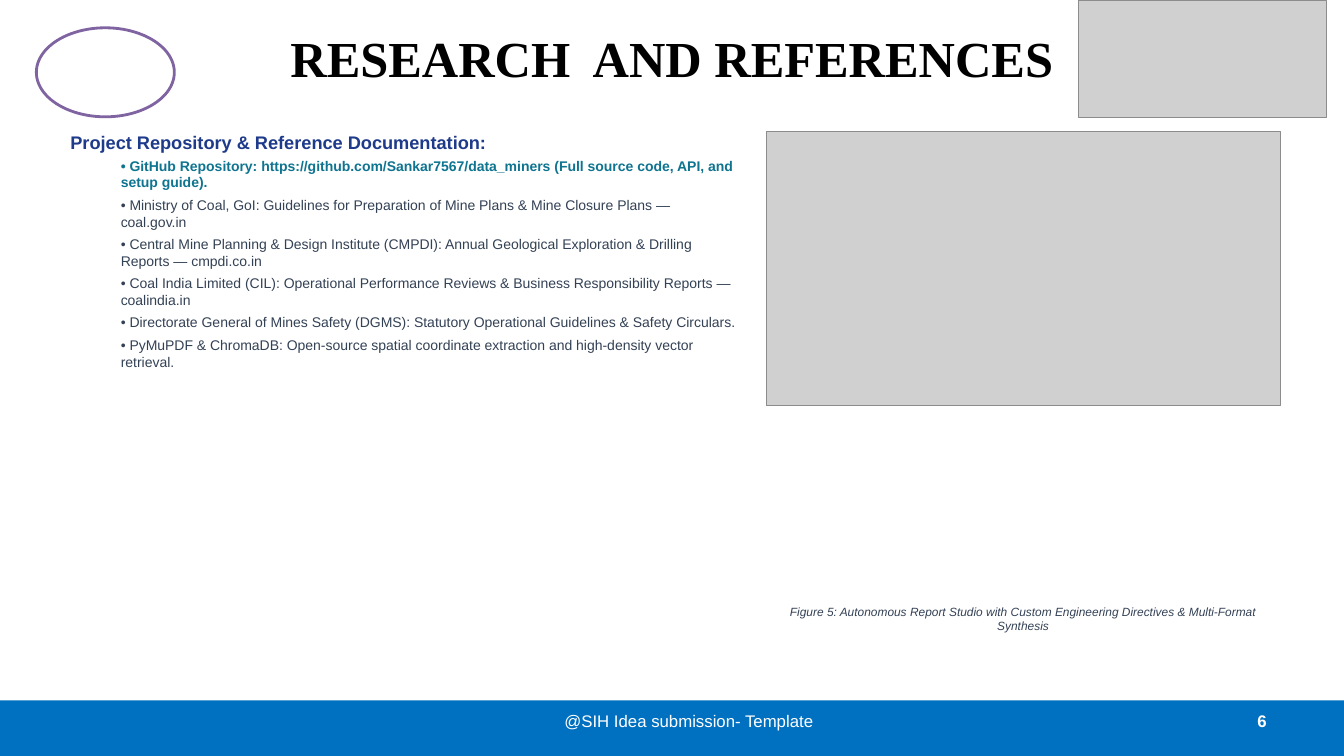
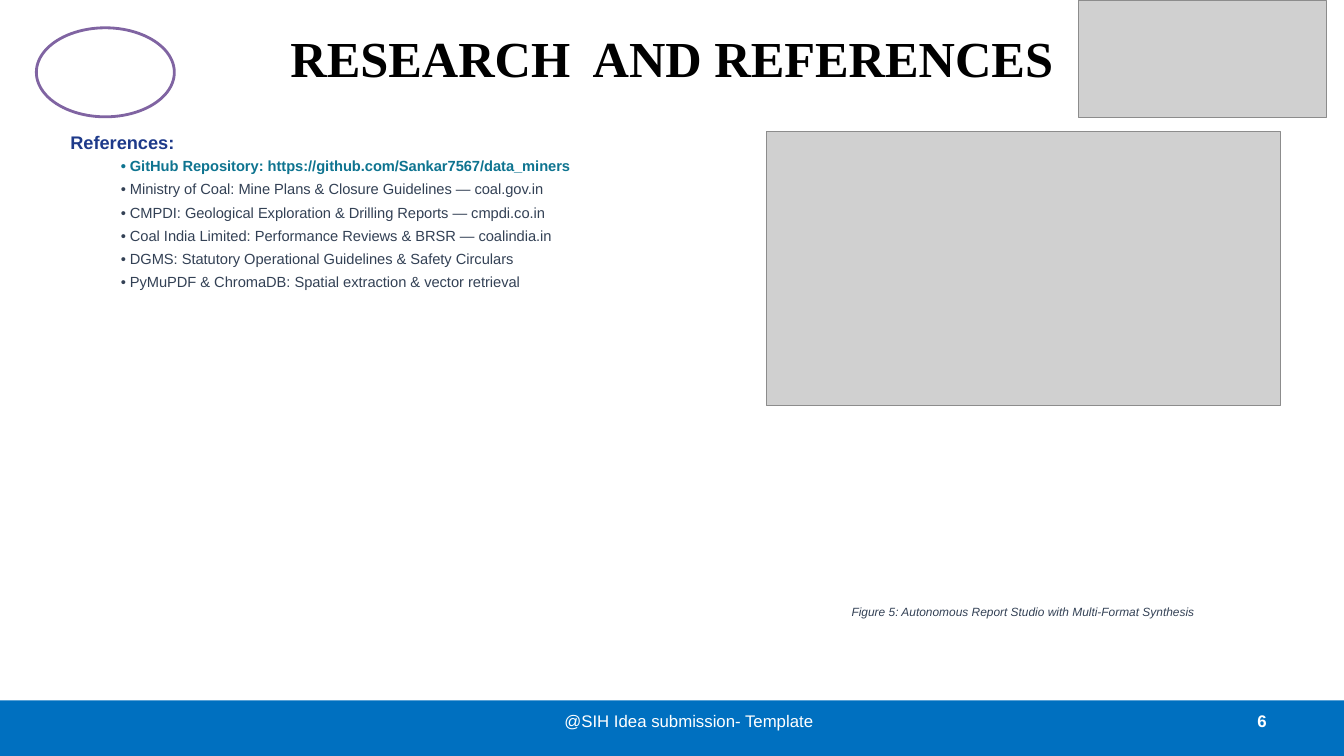
Before and after one commit to Sankar7567/data_miners, a slide deck: slide 6 of SIH2026_GeoIntel_Core_Data_Miners.pptx. Drawn at 1344x756 pixels with LibreOffice and Linux fonts; fonts in the diff are those of the drawing; grey boxes stand for pictures. Boxes give left, top, right and bottom in pixels: in the first picture for what was removed or moved away, otherwise in the second. Text is boxed around its words. In the diff, an @@ line names an element or a change of style, - is before the commit and + after.

```diff
--- a/SIH2026_GeoIntel_Core_Data_Miners.pptx
+++ b/SIH2026_GeoIntel_Core_Data_Miners.pptx
@@ text at (70,136,570,290): text changed; size 10 to 10.5 pt @@
-Project Repository & Reference Documentation:
-  • GitHub Repository: https://github.com/Sankar7567/data_miners (Full source code, API, and setup guide).
-  • Ministry of Coal, GoI: Guidelines for Preparation of Mine Plans & Mine Closure Plans — coal.gov.in
-  • Central Mine Planning & Design Institute (CMPDI): Annual Geological Exploration & Drilling Reports — cmpdi.co.in
-  • Coal India Limited (CIL): Operational Performance Reviews & Business Responsibility Reports — coalindia.in
-  • Directorate General of Mines Safety (DGMS): Statutory Operational Guidelines & Safety Circulars.
-  • PyMuPDF & ChromaDB: Open-source spatial coordinate extraction and high-density vector retrieval.
+References:
+  • GitHub Repository: https://github.com/Sankar7567/data_miners
+  • Ministry of Coal: Mine Plans & Closure Guidelines — coal.gov.in
+  • CMPDI: Geological Exploration & Drilling Reports — cmpdi.co.in
+  • Coal India Limited: Performance Reviews & BRSR — coalindia.in
+  • DGMS: Statutory Operational Guidelines & Safety Circulars
+  • PyMuPDF & ChromaDB: Spatial extraction & vector retrieval
@@ text at (852,607,1194,619): text changed @@
-Figure 5: Autonomous Report Studio with Custom Engineering Directives & Multi-Format Synthesis
+Figure 5: Autonomous Report Studio with Multi-Format Synthesis
```
Also in this commit, not shown: 5 other slides changed, 9 other files.
